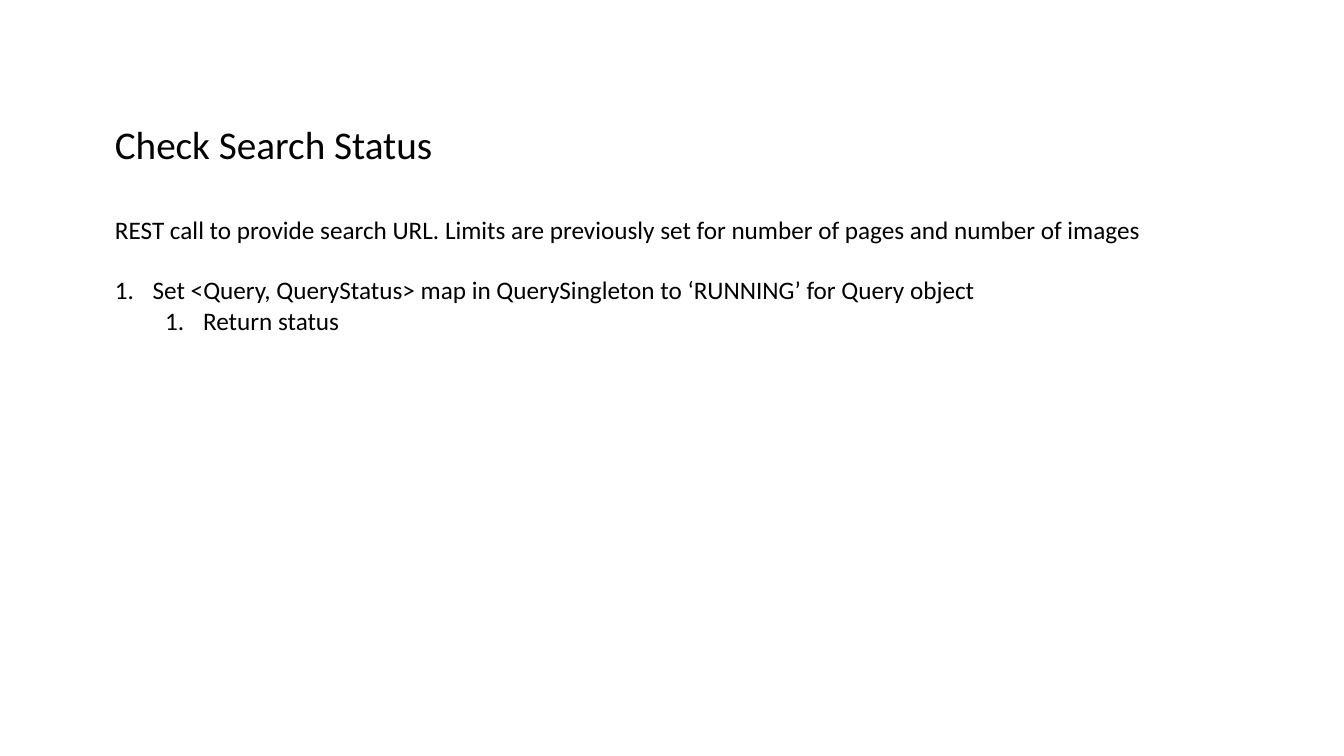
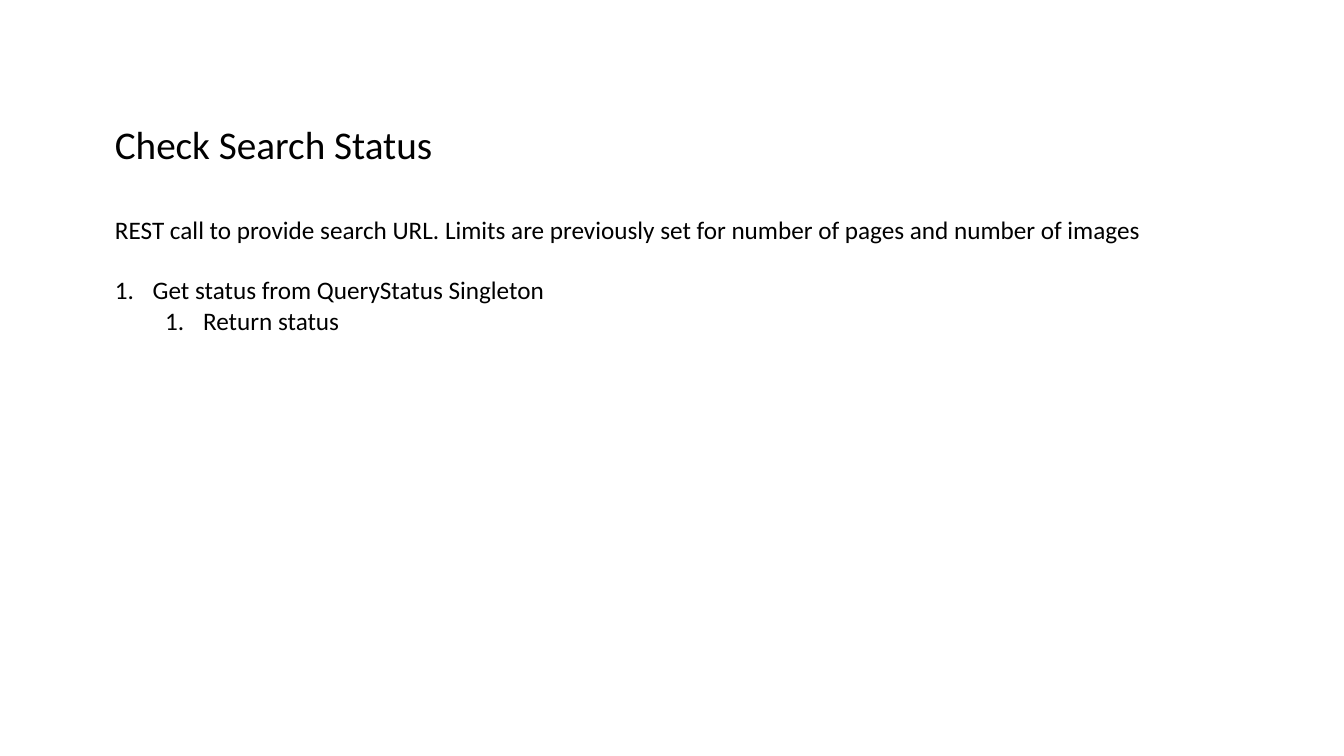
Before and after one commit to datim/squid, a slide deck: slide 8 of docs/design.pptx. Drawn at 1344x756 pixels with LibreOffice and Linux fonts; fonts in the diff are those of the drawing. Boxes give left, top, right and bottom in pixels: in the first picture for what was removed or moved away, otherwise in the second. Text is boxed around its words. In the diff, an @@ line names an element or a change of style, - is before the commit and + after.

Commit message:
Add search for images, job status management checks and APIIs, and query management APIs

```diff
--- a/docs/design.pptx
+++ b/docs/design.pptx
@@ text at (153, 281, 544, 304): text changed @@
-1. Set <Query, QueryStatus> map in QuerySingleton to ‘RUNNING’ for Query object
+1. Get status from QueryStatus Singleton
```
Also in this commit, not shown: 8 other slides changed, 4 slides added, 31 other files.
